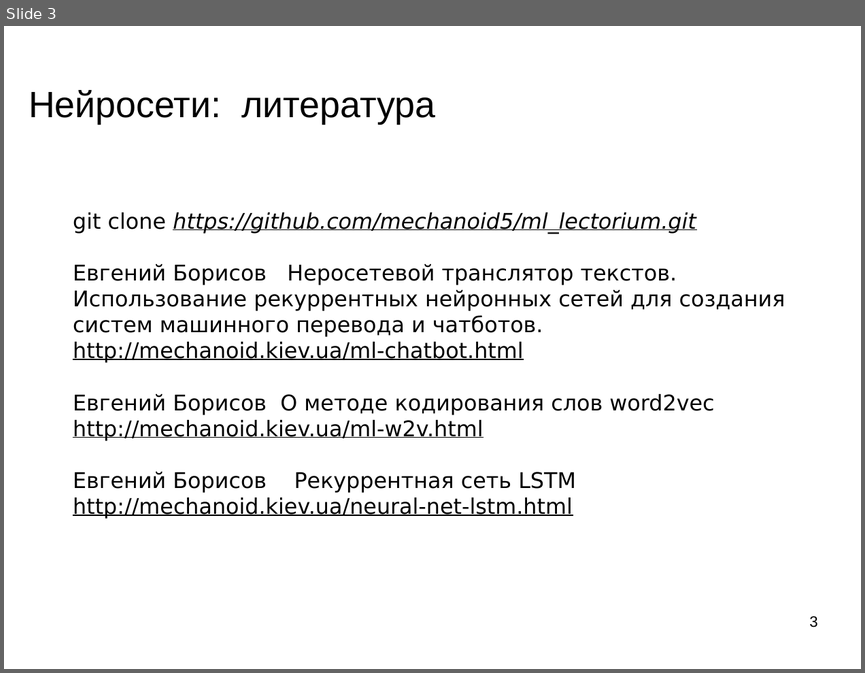
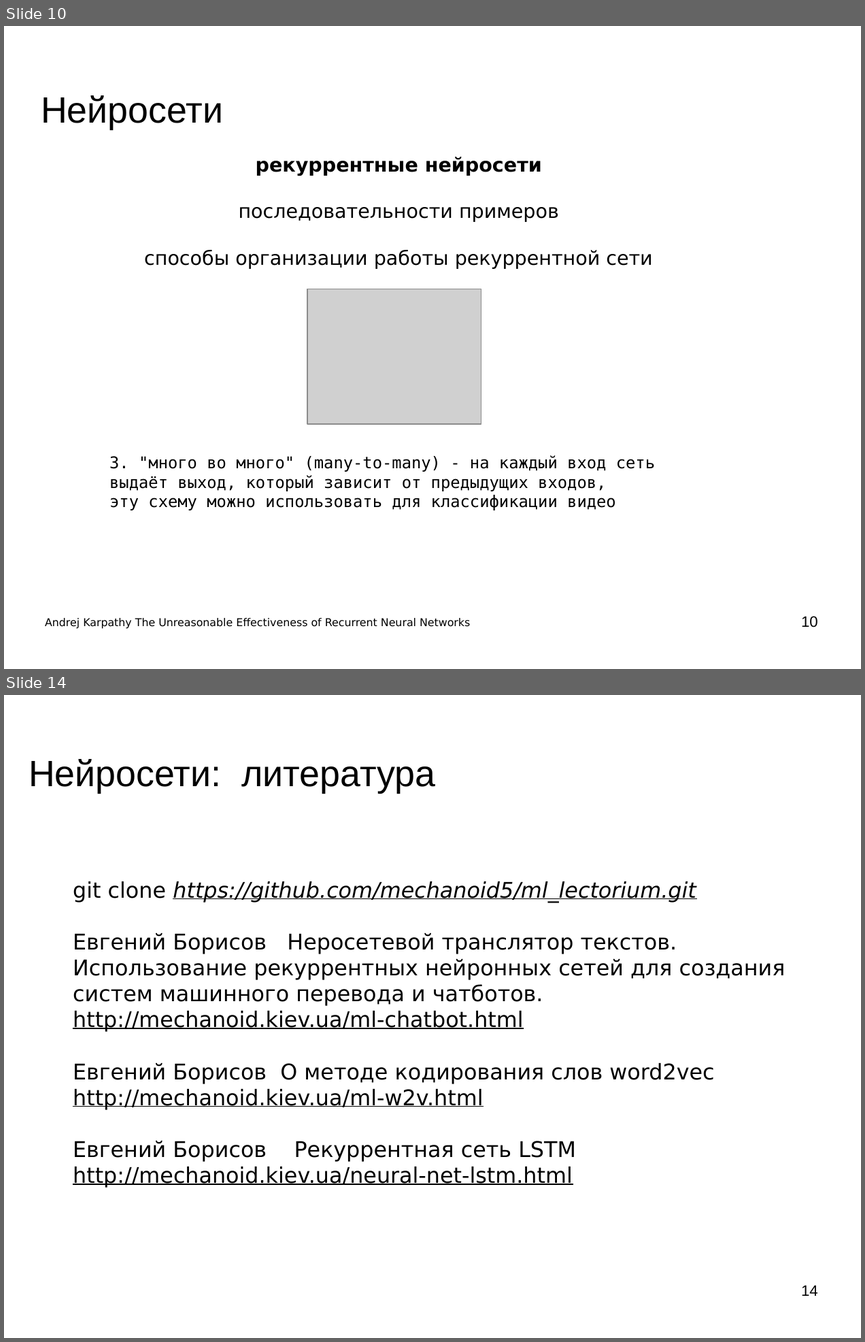
Before and after one commit to mechanoid5/ml_lectorium_legacy, a slide deck: 21-chatbot.odp. Shown one above the other, each under a label of ours: slide 3 before the commit, slides 10 and 14 after it; the slides between them are not shown. The pictures are 865x673 and 865x1342 pixels, drawn with LibreOffice and Linux fonts; fonts in the diff are those of the drawing; grey boxes stand for pictures; background and template pictures are left out. Boxes give left, top, right and bottom in pixels: in the first picture for what was removed or moved away, otherwise in the second. Text is boxed around its words. In the diff, an @@ line names an element or a change of style, - is before the commit and + after.

```diff
--- a/21-chatbot.odp
+++ b/21-chatbot.odp
@@ slide 10 added at (x1=4, y1=26, x2=861, y2=669), background picture (left out) @@
@@ title added at (x1=41, y1=95, x2=223, y2=129), 33.9 pt, text #000000 @@
+Нейросети
@@ text added at (x1=144, y1=157, x2=652, y2=269), 18 pt, text #000000 @@
+рекуррентные нейросети
+последовательности примеров
+способы организации работы рекуррентной сети
@@ picture added at (x1=307, y1=288, x2=481, y2=424) @@
@@ text added at (x1=109, y1=455, x2=655, y2=510), 15 pt, text #000000 @@
+3. "много во много" (many-to-many) - на каждый вход сеть выдаёт выход, который зависит от предыдущих входов,
+эту схему можно использовать для классификации видео
@@ page number added at (x1=801, y1=616, x2=818, y2=627), 14 pt, text #000000 @@
+10
@@ text added at (x1=45, y1=618, x2=470, y2=628), 10 pt, text #000000 @@
+Andrej Karpathy The Unreasonable Effectiveness of Recurrent Neural Networks
@@ what was slide 3 is now slide 14 @@
@@ page number at (x1=801, y1=1285, x2=818, y2=1295): text changed @@
-3
+14
```
Also in this commit, not shown: 1 slide changed, 10 other slides added, 8 other files.
